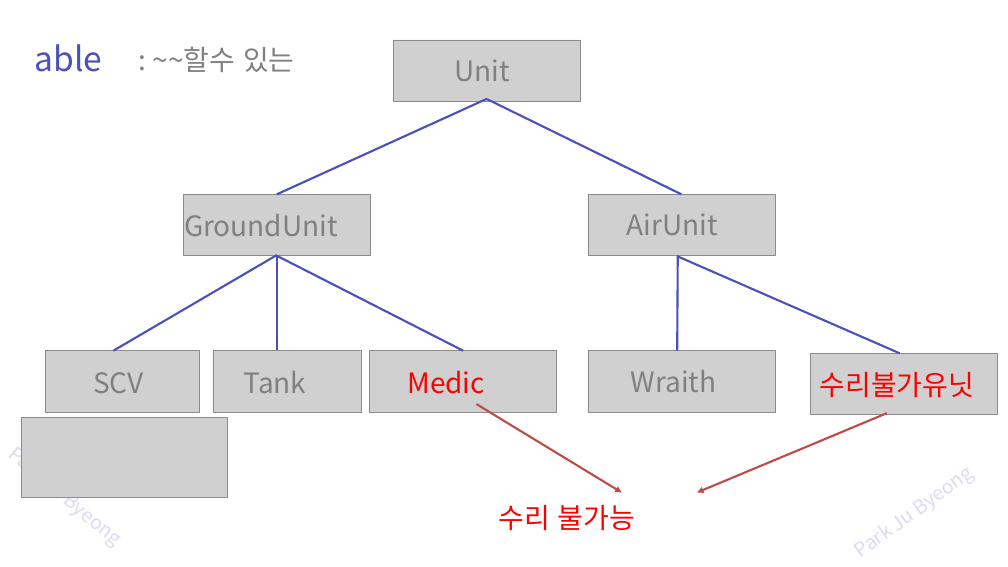
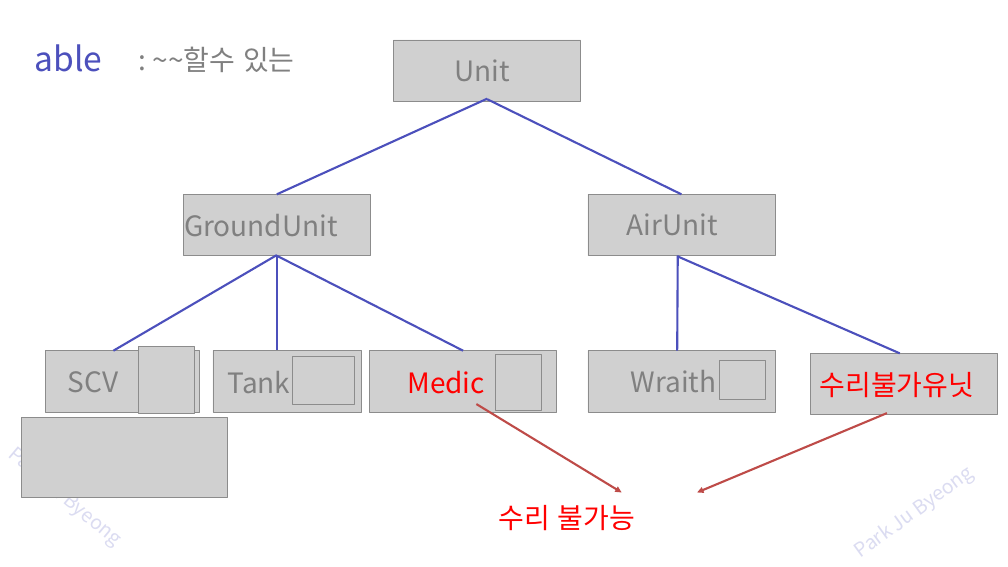
Before and after one commit to zest132/JavaLecture, a slide deck: slide 47 of JavaLecture/LectureFile/java 11강 인터페이스와다형성.pptx. Drawn at 1008x567 pixels with LibreOffice and Linux fonts; fonts in the diff are those of the drawing; grey boxes stand for pictures. Boxes give left, top, right and bottom in pixels: in the first picture for what was removed or moved away, otherwise in the second. Text is boxed around its words. In the diff, an @@ line names an element or a change of style, - is before the commit and + after.

```diff
--- a/JavaLecture/LectureFile/java 11강 인터페이스와다형성.pptx
+++ b/JavaLecture/LectureFile/java 11강 인터페이스와다형성.pptx
@@ picture added at <box>139,347,195,413</box> @@
@@ picture added at <box>292,356,354,404</box> @@
@@ picture added at <box>495,355,541,410</box> @@
@@ text "SCV": place and size @@
-text "SCV" at <box>93,372,143,393</box>
+text "SCV" at <box>68,371,118,392</box>
@@ text "Tank": place and size @@
-text "Tank" at <box>244,371,307,393</box>
+text "Tank" at <box>228,371,291,393</box>
@@ picture added at <box>719,360,766,399</box> @@
```
Also in this commit, not shown: 4 other slides changed, 1 other file.
